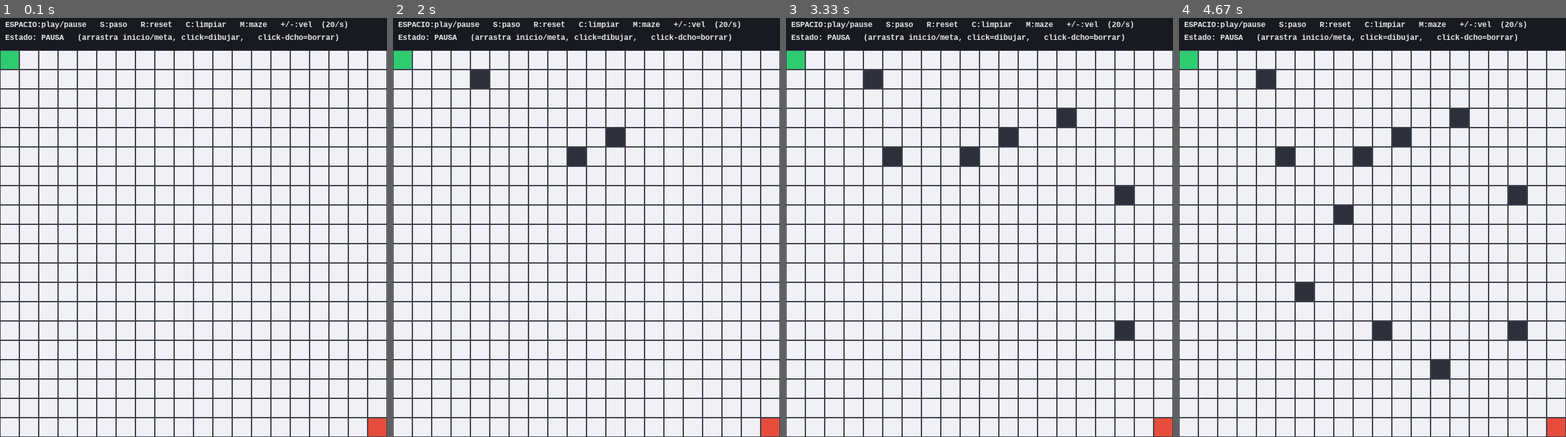
Above: before the commit, frames 1-4 (left to right).
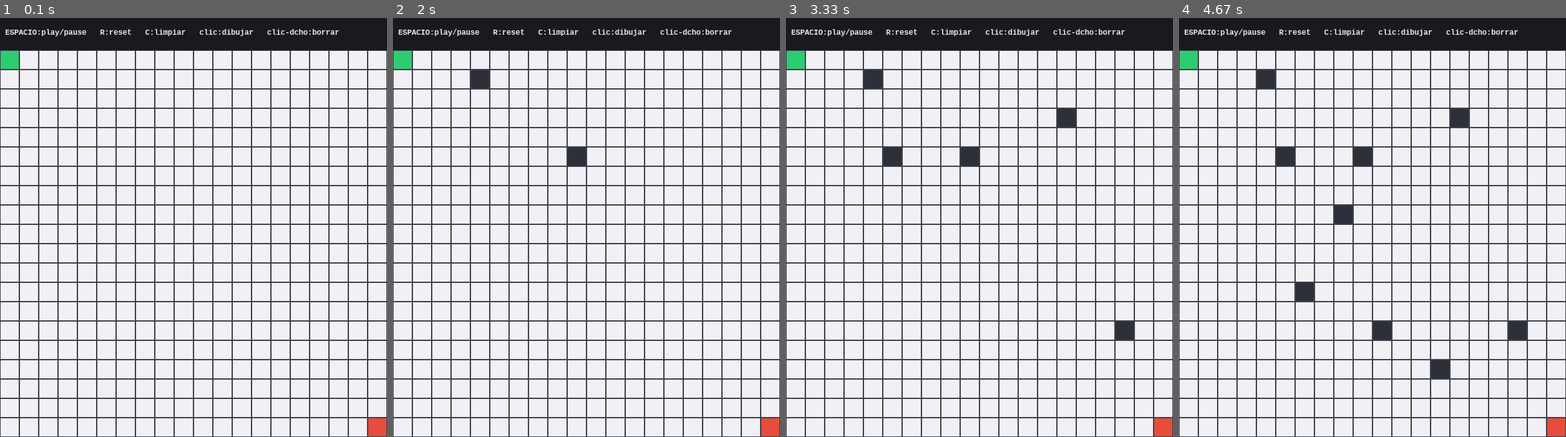
Above: after the commit, the same moments.

Repository: Nai-Wacky/Universidad-IA
Game: pygame game, started from A-Asterisco-Pygames/codigo.py
Two runs of this game, one before a commit and one after it. Both use one fixed random seed, a clock stepped at 60 frames per second and the inputs below.
Inputs (mouse positions are in pixels of both pictures, inside the frame that each line leads up to):
- Up to frame 1 (0.1 s): no input
- Up to frame 2 (2 s): tap Space at 0.33, 1.4, 1.7 s; press the mouse at (485, 72) at 0.7 s; move the mouse to (540, 80) at 0.8 s; release the mouse at (594, 85) at 0.93 s; tap C at 1 s; hold R 1.33-1.8 s; click (574, 156) at 1.42 s; press the mouse at (485, 72) at 1.87 s; move the mouse to (605, 135) at 1.97 s
- Up to frame 3 (3.33 s): release the mouse at (1118, 193) at 2.1 s; press the mouse at (878, 72) at 2.2 s; move the mouse to (871, 110) at 2.3 s; release the mouse at (867, 147) at 2.43 s; click (1064, 122) at 2.55 s; click (1118, 323) at 2.88 s; click (894, 152) at 3.22 s
- Up to frame 4 (4.67 s): click (1333, 210) at 3.55 s; click (1442, 365) at 3.88 s; click (1295, 294) at 4.22 s; click (1387, 340) at 4.55 s

The runs differ from the first frame. In frame 1, 1.5% of the frame differs, in the area x 1-90%, y 0-6%; in frame 2, 1.7%; in frame 3, 1.9%, in the area x 1-90%, y 0-45%; in frame 4, 1.9%.

Commit message:
Codigo A*

Diff:
--- a/A-Asterisco-Pygames/codigo.py
+++ b/A-Asterisco-Pygames/codigo.py
@@ -1,7 +1,5 @@
 import pygame
 import heapq
-import random
-import sys
 
 # ---------------- Configuración ----------------
 ROWS, COLS = 20, 20
@@ -18,21 +16,23 @@
 C_WALL    = (45, 48, 56)
 C_START   = (46, 204, 113)
 C_GOAL    = (231, 76, 60)
-C_OPEN    = (255, 176, 59)    # frontera (en el heap, sin expandir)
-C_CLOSED  = (116, 185, 255)   # ya expandidos
-C_CURRENT = (255, 105, 180)   # nodo que se acaba de expandir
-C_PATH    = (255, 224, 102)   # camino final
+C_OPEN    = (255, 176, 59)
+C_CLOSED  = (116, 185, 255)
+C_CURRENT = (255, 105, 180)
+C_PATH    = (255, 224, 102)
 C_TEXT    = (230, 230, 230)
+
+# Inicio y meta fijos (se cambian aquí)
+START = (0, 0)
+GOAL  = (ROWS - 1, COLS - 1)
 
 
 # ---------------- A* instrumentado ----------------
 class AStarVisualizer:
-    """A* que expone su estado interno para poder dibujarlo paso a paso."""
-
-    def __init__(self, walls, start, goal):
+    def __init__(self, walls):
         self.walls = walls
-        self.start = start
-        self.goal = goal
+        self.start = START
+        self.goal = GOAL
         self.reset()
 
     def reset(self):
@@ -43,10 +43,7 @@
         self.current = None
         self.path = None
         self.finished = False
-        self.no_path = False
-        heapq.heappush(
-            self.open_heap, (self._h(self.start), 0, self.start)
-        )
+        heapq.heappush(self.open_heap, (self._h(self.start), 0, self.start))
 
     def _h(self, a):
         return abs(a[0] - self.goal[0]) + abs(a[1] - self.goal[1])
@@ -55,16 +52,12 @@
         r, c = pos
         for dr, dc in ((-1, 0), (1, 0), (0, -1), (0, 1)):
             nr, nc = r + dr, c + dc
-            if (0 <= nr < ROWS and 0 <= nc < COLS
-                    and (nr, nc) not in self.walls):
+            if 0 <= nr < ROWS and 0 <= nc < COLS and (nr, nc) not in self.walls:
                 yield (nr, nc)
 
     def step(self):
-        """Expande exactamente un nodo (o termina)."""
         if self.finished:
             return
-
-        # Saltamos entradas obsoletas del heap
         while self.open_heap:
             f, g, current = heapq.heappop(self.open_heap)
             if current in self.closed:
@@ -73,7 +66,6 @@
             self.closed.add(current)
             self.current = current
 
-            # ¿Es la meta?
             if current == self.goal:
                 path = [current]
                 node = current
@@ -85,24 +77,19 @@
                 self.finished = True
                 return
 
-            # Expandimos vecinos
             for nxt in self._neighbors(current):
                 new_g = self.g_score[current] + 1
                 if nxt not in self.g_score or new_g < self.g_score[nxt]:
                     self.g_score[nxt] = new_g
                     self.came_from[nxt] = current
                     heapq.heappush(
-                        self.open_heap,
-                        (new_g + self._h(nxt), new_g, nxt)
+                        self.open_heap, (new_g + self._h(nxt), new_g, nxt)
                     )
-            return  # una expansión por llamada
-
-        # Heap vacío => no hay camino
-        self.no_path = True
+            return
         self.finished = True
 
 
-# ---------------- Helpers de dibujo ----------------
+# ---------------- Helpers ----------------
 def cell_rect(r, c):
     return pygame.Rect(c * CELL, HEADER + r * CELL, CELL, CELL)
 
@@ -118,59 +105,49 @@
     return None
 
 
-def draw_header(screen, font, algo, running, speed):
-    pygame.draw.rect(screen, C_BG, (0, 0, WIDTH, HEADER))
-    if algo is None:
-        status = "-"
-    elif algo.finished:
-        status = "SIN CAMINO" if algo.no_path else "CAMINO ENCONTRADO"
-    elif running:
-        status = "BUSCANDO..."
-    else:
-        status = "PAUSA"
-    line1 = (f"ESPACIO:play/pause   S:paso   R:reset   C:limpiar   "
-             f"M:maze   +/-:vel  ({speed}/s)")
-    line2 = f"Estado: {status}   (arrastra inicio/meta, click=dibujar, "
-    line3 = "  click-dcho=borrar)"
-    screen.blit(font.render(line1, True, C_TEXT), (8, 4))
-    screen.blit(font.render(line2 + line3, True, C_TEXT), (8, 24))
-
-
-def draw_scene(screen, font, algo, walls, start, goal, running, speed):
+def draw_scene(screen, font, algo, walls, running):
     screen.fill(C_BG)
-    draw_header(screen, font, algo, running, speed)
+
+    # Cabecera con instrucciones
+    info = "ESPACIO:play/pause   R:reset   C:limpiar   clic:dibujar   clic-dcho:borrar"
+    screen.blit(font.render(info, True, C_TEXT), (8, 16))
 
     # Celdas vacías
     for r in range(ROWS):
         for c in range(COLS):
             pygame.draw.rect(screen, C_EMPTY, cell_rect(r, c))
 
-    # Estado del algoritmo
-    if algo is not None:
-        open_set = set(algo.g_score.keys()) - algo.closed
-        for cell in open_set:
-            if cell in (start, goal):
+    # Frontera (en open, sin expandir)
+    open_set = set(algo.g_score.keys()) - algo.closed
+    for cell in open_set:
+        if cell in (START, GOAL):
+            continue
+        pygame.draw.rect(screen, C_OPEN, cell_rect(*cell))
+
+    # Cerrados
+    for cell in algo.closed:
+        if cell in (START, GOAL):
+            continue
+        pygame.draw.rect(screen, C_CLOSED, cell_rect(*cell))
+
+    # Camino final
+    if algo.path:
+        for cell in algo.path:
+            if cell in (START, GOAL):
                 continue
-            pygame.draw.rect(screen, C_OPEN, cell_rect(*cell))
-        for cell in algo.closed:
-            if cell in (start, goal):
-                continue
-            pygame.draw.rect(screen, C_CLOSED, cell_rect(*cell))
-        if algo.path:
-            for cell in algo.path:
-                if cell in (start, goal):
-                    continue
-                pygame.draw.rect(screen, C_PATH, cell_rect(*cell))
-        if algo.current and not algo.finished and algo.current not in (start, goal):
-            pygame.draw.rect(screen, C_CURRENT, cell_rect(*algo.current))
+            pygame.draw.rect(screen, C_PATH, cell_rect(*cell))
+
+    # Nodo actual
+    if algo.current and not algo.finished and algo.current not in (START, GOAL):
+        pygame.draw.rect(screen, C_CURRENT, cell_rect(*algo.current))
 
     # Muros
     for cell in walls:
         pygame.draw.rect(screen, C_WALL, cell_rect(*cell))
 
-    # Inicio y meta encima de todo
-    pygame.draw.rect(screen, C_START, cell_rect(*start))
-    pygame.draw.rect(screen, C_GOAL, cell_rect(*goal))
+    # Inicio y meta
+    pygame.draw.rect(screen, C_START, cell_rect(*START))
+    pygame.draw.rect(screen, C_GOAL, cell_rect(*GOAL))
 
     # Rejilla
     for r in range(ROWS):
@@ -186,21 +163,15 @@
     font = pygame.font.SysFont("consolas", 14, bold=True)
     clock = pygame.time.Clock()
 
-    # Estado editable
     walls = set()
-    start = (0, 0)
-    goal = (ROWS - 1, COLS - 1)
-    algo = AStarVisualizer(walls, start, goal)
-
+    algo = AStarVisualizer(walls)
     running = False
-    speed = 20               # expansiones por segundo
+    speed = 20
     accumulator = 0.0
-    dragging = None          # None | 'wall' | 'erase' | 'start' | 'goal'
 
     while True:
         dt = clock.tick(FPS) / 1000.0
 
-        # -------- Eventos --------
         for event in pygame.event.get():
             if event.type == pygame.QUIT:
                 pygame.quit()
@@ -212,81 +183,26 @@
                 elif event.key == pygame.K_SPACE:
                     if algo.finished:
                         algo.reset()
-                        running = True
-                    else:
-                        running = not running
-                elif event.key == pygame.K_s:
-                    running = False
-                    algo.step()
+                    running = not running
                 elif event.key == pygame.K_r:
-                    algo = AStarVisualizer(walls, start, goal)
+                    algo.reset()
                     running = False
                 elif event.key == pygame.K_c:
                     walls.clear()
-                    algo = AStarVisualizer(walls, start, goal)
+                    algo = AStarVisualizer(walls)
                     running = False
-                elif event.key == pygame.K_m:
-                    walls.clear()
-                    for r in range(ROWS):
-                        for c in range(COLS):
-                            if (r, c) in (start, goal):
-                                continue
-                            if random.random() < 0.25:
-                                walls.add((r, c))
-                    algo = AStarVisualizer(walls, start, goal)
-                    running = False
-                elif event.key in (pygame.K_PLUS, pygame.K_EQUALS, pygame.K_KP_PLUS):
-                    speed = min(240, speed + 5)
-                elif event.key in (pygame.K_MINUS, pygame.K_KP_MINUS):
-                    speed = max(1, speed - 5)
-
             if event.type == pygame.MOUSEBUTTONDOWN:
                 cell = mouse_to_cell(event.pos)
-                if cell is None:
-                    continue
-                if event.button == 1:
-                    if cell == start:
-                        dragging = 'start'
-                    elif cell == goal:
-                        dragging = 'goal'
-                    elif cell not in walls:
+                if cell and cell not in (START, GOAL):
+                    if event.button == 1 and cell not in walls:
                         walls.add(cell)
-                        algo = AStarVisualizer(walls, start, goal)
+                        algo = AStarVisualizer(walls)
                         running = False
-                        dragging = 'wall'
-                elif event.button == 3:
-                    if cell in walls:
+                    elif event.button == 3 and cell in walls:
                         walls.discard(cell)
-                        algo = AStarVisualizer(walls, start, goal)
+                        algo = AStarVisualizer(walls)
                         running = False
-                    dragging = 'erase'
-
-            if event.type == pygame.MOUSEBUTTONUP:
-                dragging = None
-
-            if event.type == pygame.MOUSEMOTION and dragging:
-                cell = mouse_to_cell(event.pos)
-                if cell is None:
-                    continue
-                changed = False
-                if dragging == 'start' and cell != goal and cell not in walls:
-                    start = cell
-                    changed = True
-                elif dragging == 'goal' and cell != start and cell not in walls:
-                    goal = cell
-                    changed = True
-                elif (dragging == 'wall' and cell not in (start, goal)
-                        and cell not in walls):
-                    walls.add(cell)
-                    changed = True
-                elif dragging == 'erase' and cell in walls:
-                    walls.discard(cell)
-                    changed = True
-                if changed:
-                    algo = AStarVisualizer(walls, start, goal)
-                    running = False
-
-        # -------- Avance del algoritmo --------
+
         if running and not algo.finished:
             accumulator += dt
             interval = 1.0 / speed
@@ -296,8 +212,7 @@
             if algo.finished:
                 running = False
 
-        # -------- Dibujo --------
-        draw_scene(screen, font, algo, walls, start, goal, running, speed)
+        draw_scene(screen, font, algo, walls, running)
         pygame.display.flip()
 
 
